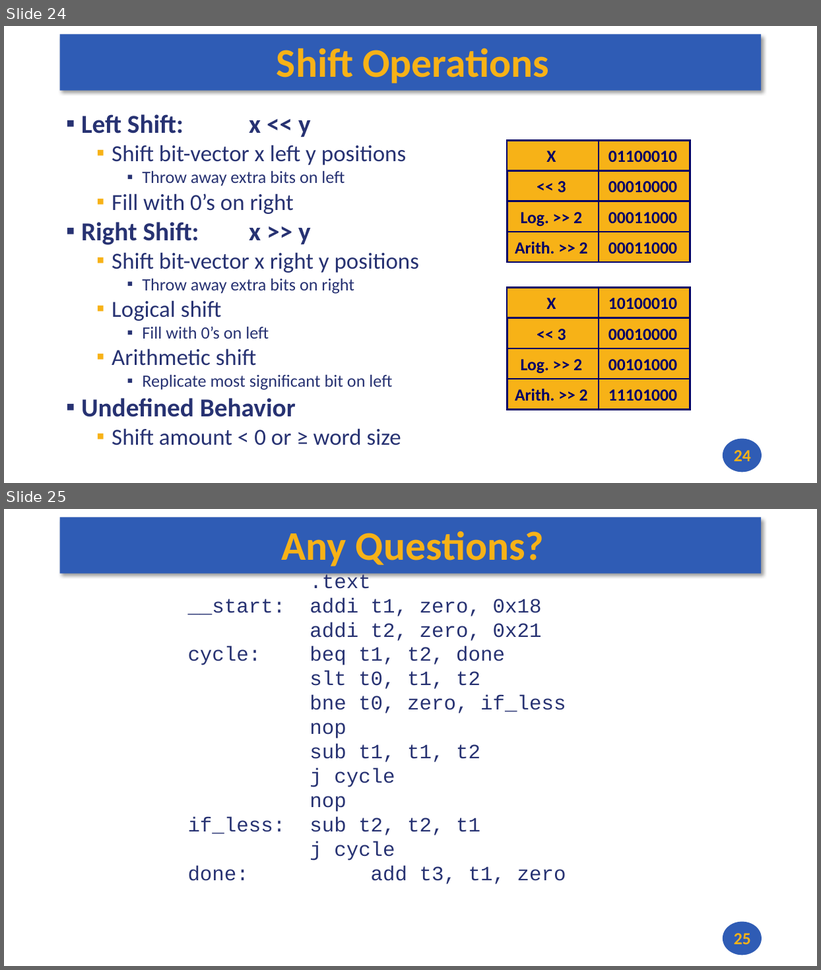
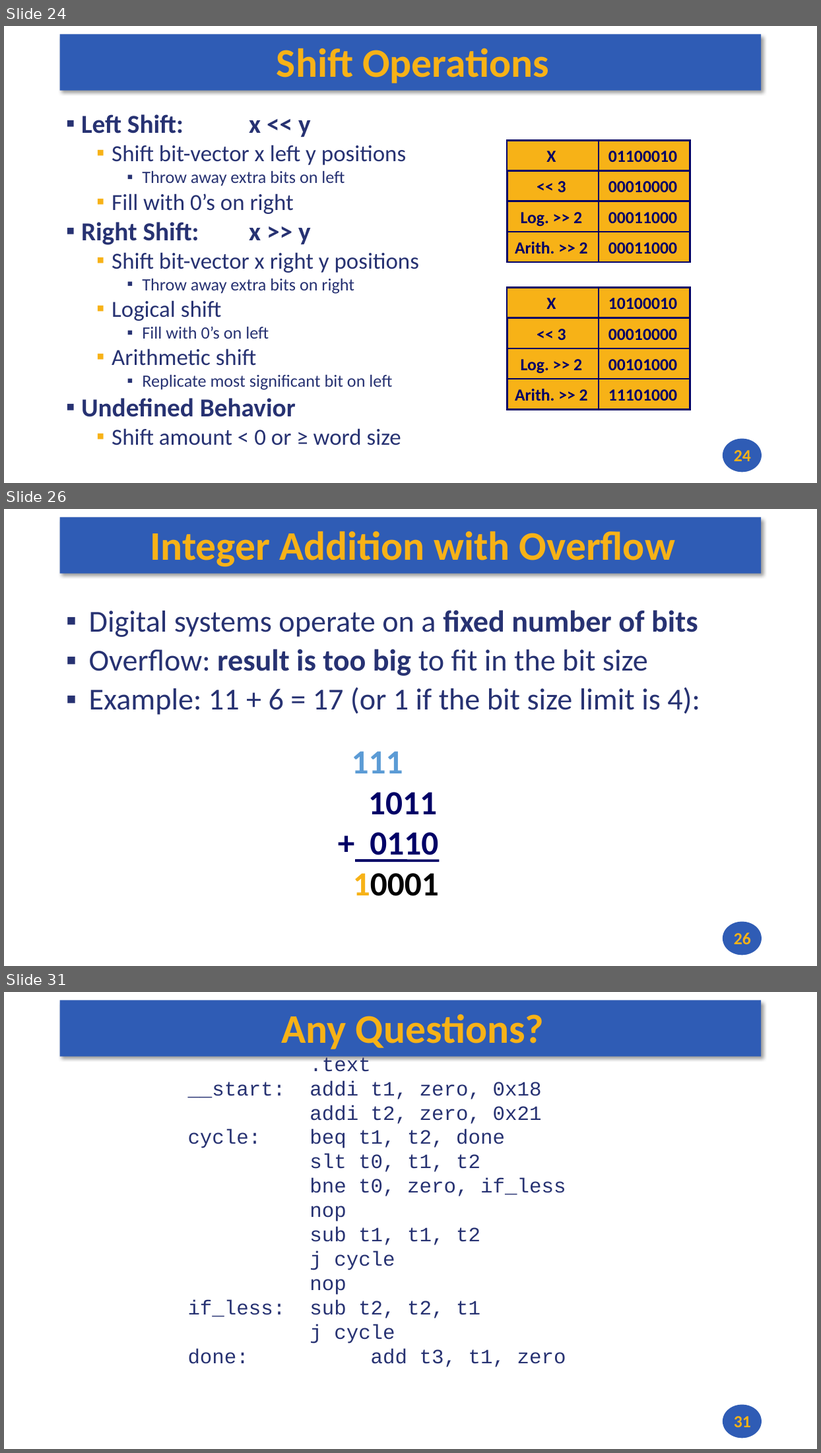
Before and after one commit to andrewt0301/hse-acos-course, a slide deck: docs/part1ca/02_DataTypes/CA_Lecture_02.pptx. Shown one above the other, each under a label of ours: slides 24 and 25 before the commit, slides 24, 26 and 31 after it; the slides between them are not shown. The pictures are 821x970 and 821x1453 pixels, drawn with LibreOffice and Linux fonts; fonts in the diff are those of the drawing. Boxes give left, top, right and bottom in pixels: in the first picture for what was removed or moved away, otherwise in the second. Text is boxed around its words. In the diff, an @@ line names an element or a change of style, - is before the commit and + after.

```diff
--- a/docs/part1ca/02_DataTypes/CA_Lecture_02.pptx
+++ b/docs/part1ca/02_DataTypes/CA_Lecture_02.pptx
@@ slide 26 added at [4,509,817,966], background #FFFFFF; not listed: 2 template elements that a slide beside it also shows @@
@@ title added at [151,531,675,567], 48 pt, text #F7B217, bold @@
+Integer Addition with Overflow
@@ text added at [89,610,700,715], 36 pt, text #273272 @@
+▪ Digital systems operate on a fixed number of bits
+▪ Overflow: result is too big to fit in the bit size
+▪ Example: 11 + 6 = 17 (or 1 if the bit size limit is 4):
@@ text added at [352,751,439,896], 40 pt, text #000066, bold @@
+111
+1011
++ 0110
+10001
@@ line added from (355, 861) to (440, 861), #000066 3 pt @@
@@ page number added at [734,933,751,945], 20 pt, text #F7B217, bold @@
+26
@@ what was slide 25 is now slide 31 @@
@@ page number at [734,1416,751,1428]: text changed @@
-25
+31
```
Also in this commit, not shown: 5 other slides added, 1 other file.
